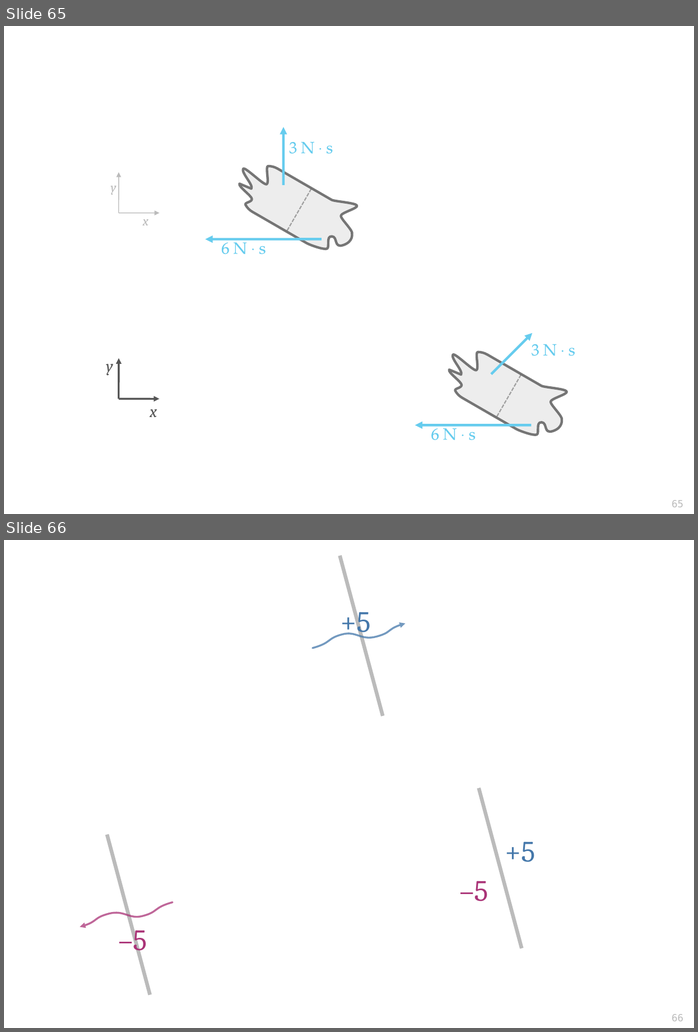
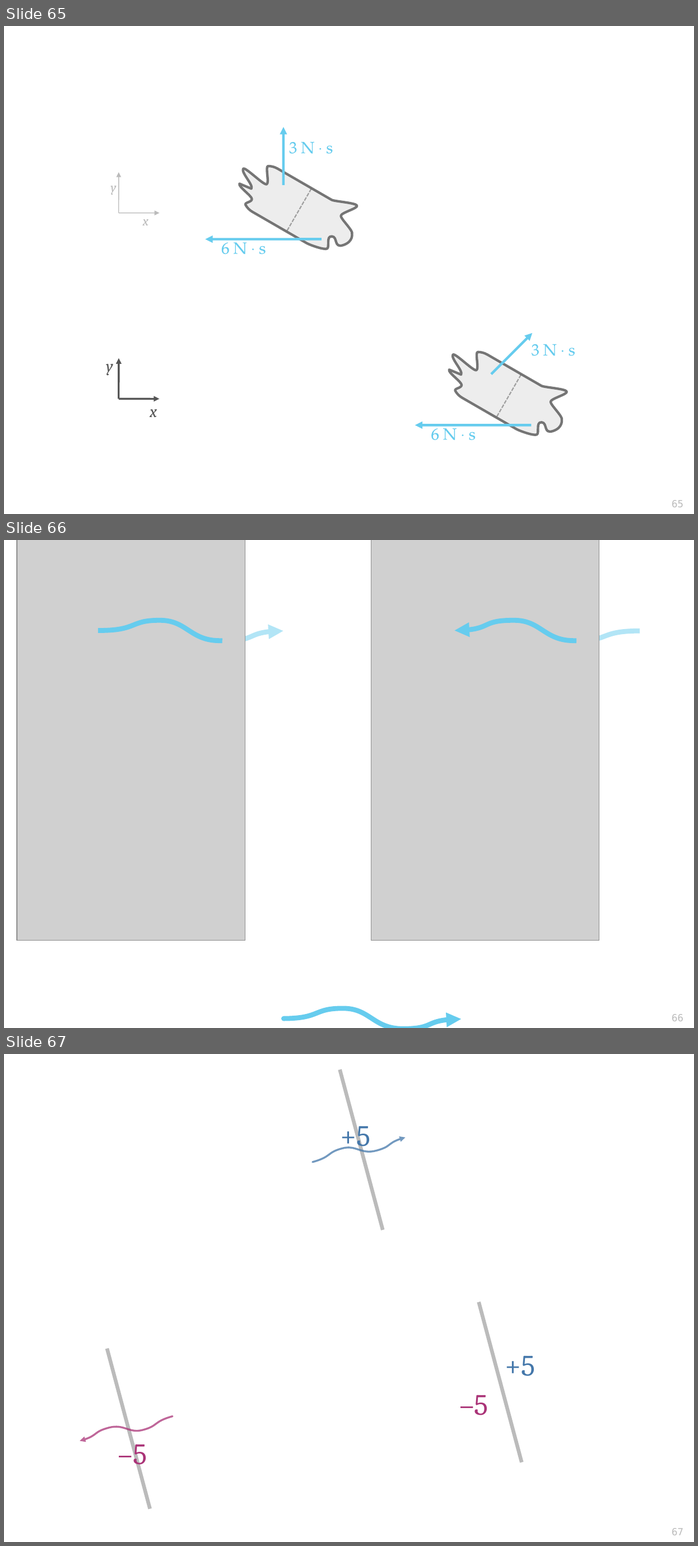
Before and after one commit to pglpm/7wonders, a slide deck: images/drawings.odp. Shown one above the other, each under a label of ours: slides 65 and 66 before the commit, slides 65, 66 and 67 after it. The pictures are 698x1032 and 698x1546 pixels, drawn with LibreOffice and Linux fonts; fonts in the diff are those of the drawing; grey boxes stand for pictures. Boxes give left, top, right and bottom in pixels: in the first picture for what was removed or moved away, otherwise in the second. Text is boxed around its words. In the diff, an @@ line names an element or a change of style, - is before the commit and + after.

```diff
--- a/images/drawings.odp
+++ b/images/drawings.odp
@@ slide 66 added at (4,540,694,1028), background #FFFFFF; not listed: 1 template element that a slide beside it also shows @@
@@ picture added at (17,540,245,941) @@
@@ picture added at (371,540,599,941) @@
@@ freeform shape added at (100,620,220,641), outline #66CCEE 6.01 pt @@
@@ freeform shape added at (455,620,574,641), outline #66CCEE 6.01 pt @@
@@ freeform shape added at (225,631,283,641), outline #66CCEE 6.01 pt @@
@@ freeform shape added at (580,631,637,641), outline #66CCEE 6.01 pt @@
@@ freeform shape added at (284,1008,462,1028), outline #66CCEE 6.01 pt @@
@@ what was slide 66 is now slide 67 @@
@@ page number at (672,1528,683,1535): text changed @@
-66
+67
```
Also in this commit, not shown: 2 slides changed, 12 other files.
